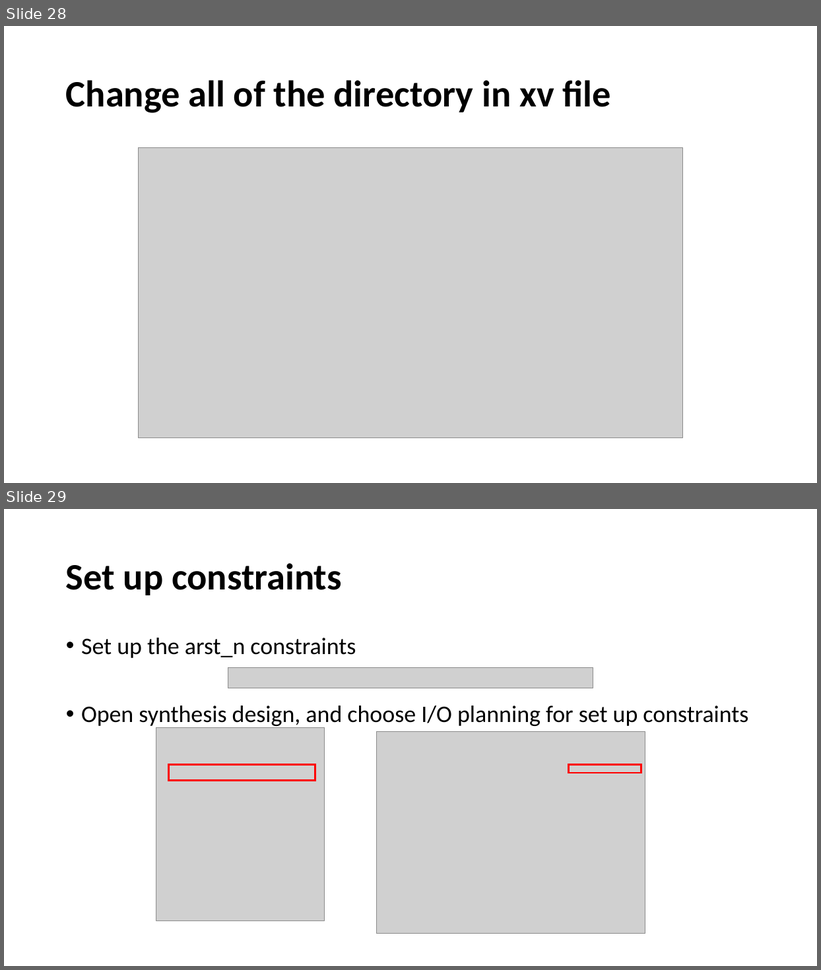
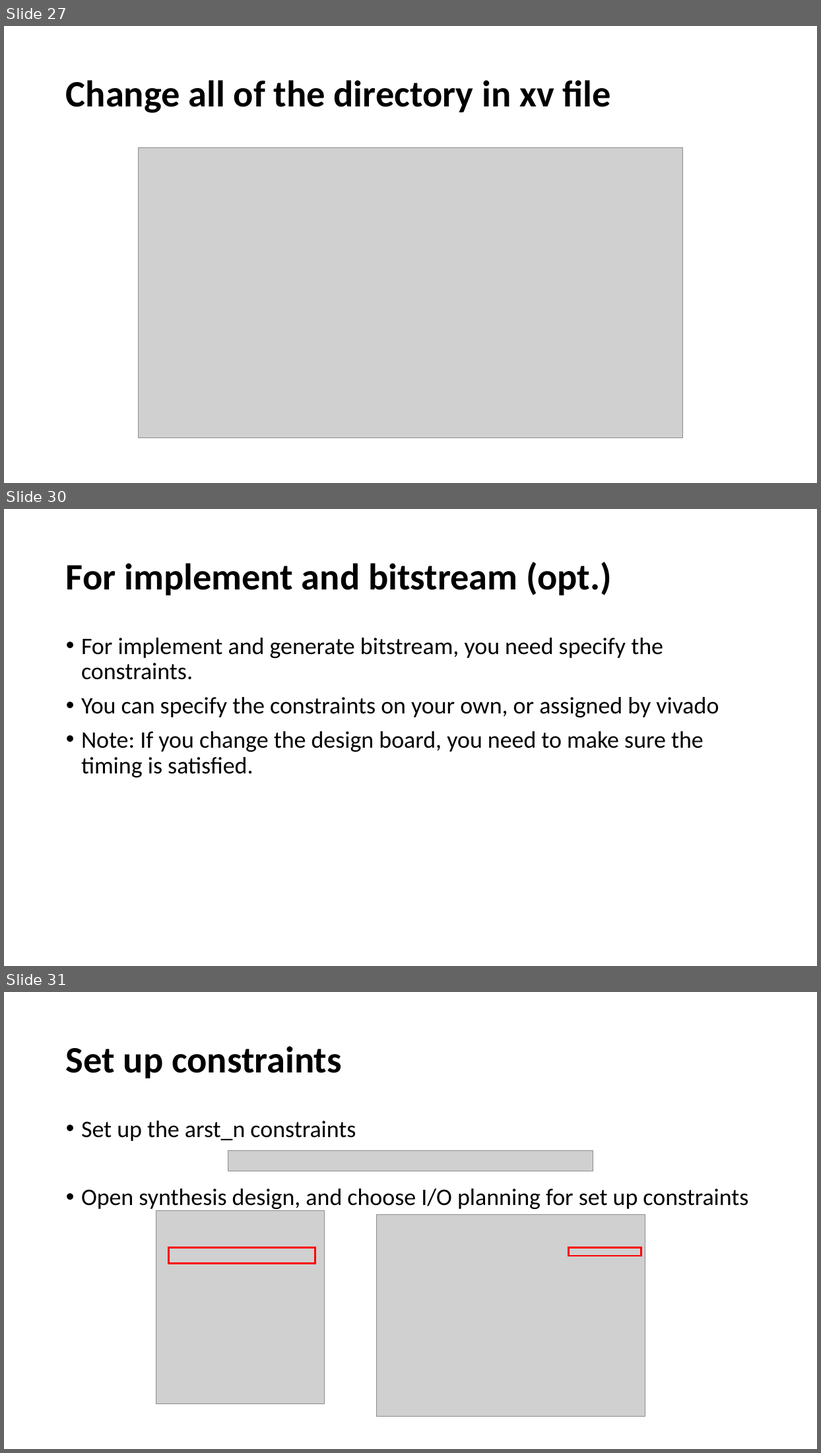
Before and after one commit to bol-edu/caravel-soc_fpga-lab, a slide deck: catapult_hls/catapult_FPGA_edge_detect.pptx. Shown one above the other, each under a label of ours: slides 28 and 29 before the commit, slides 27, 30 and 31 after it; the slides between them are not shown. The pictures are 821x970 and 821x1453 pixels, drawn with LibreOffice and Linux fonts; fonts in the diff are those of the drawing; grey boxes stand for pictures. Boxes give left, top, right and bottom in pixels: in the first picture for what was removed or moved away, otherwise in the second. Text is boxed around its words. In the diff, an @@ line names an element or a change of style, - is before the commit and + after.

```diff
--- a/catapult_hls/catapult_FPGA_edge_detect.pptx
+++ b/catapult_hls/catapult_FPGA_edge_detect.pptx
@@ slide 30 added at [4, 509, 817, 966], background #FFFFFF @@
@@ title added at [66, 562, 611, 595], 44 pt, text #000000, bold @@
+For implement and bitstream (opt.)
@@ text added at [81, 638, 719, 778], 28 pt, text #000000 @@
+• For implement and generate bitstream, you need specify the constraints.
+• You can specify the constraints on your own, or assigned by vivado
+• Note: If you change the design board, you need to make sure the timing is satisfied.
@@ what was slide 28 is now slide 27 @@
@@ what was slide 29 is now slide 31 @@
```
Also in this commit, not shown: 1 slide changed, 1 other slide added.
